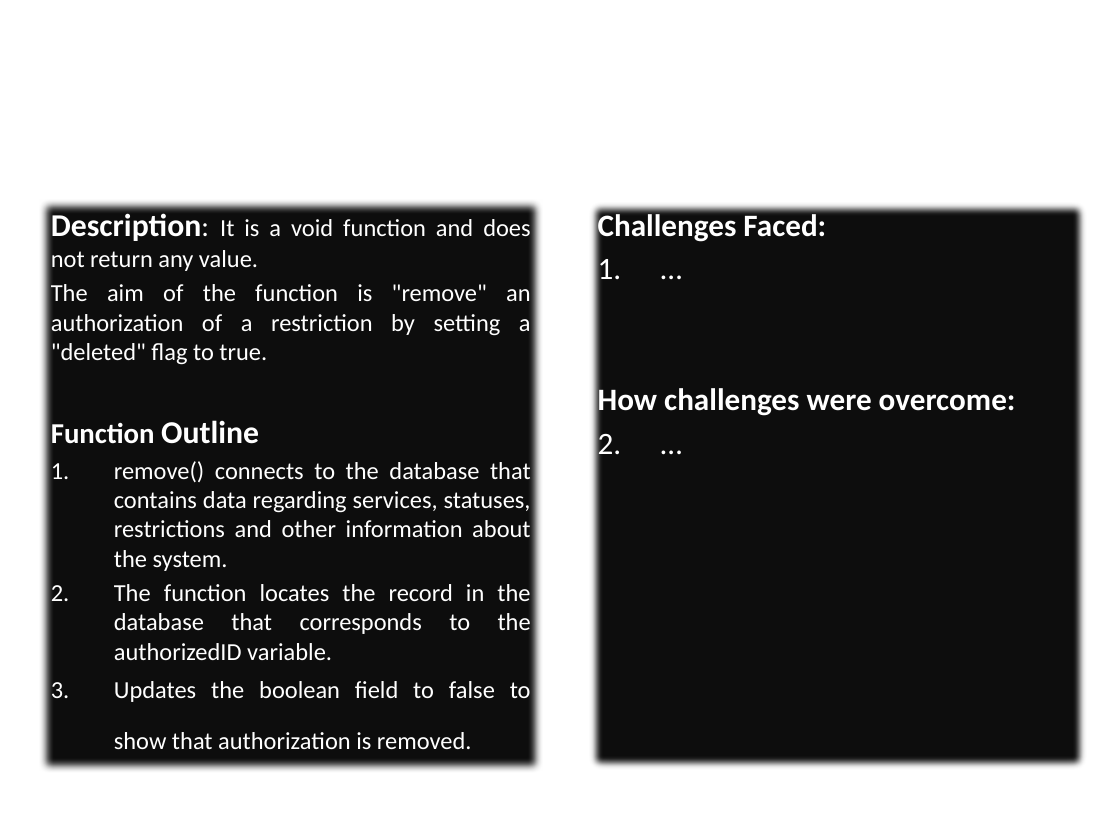
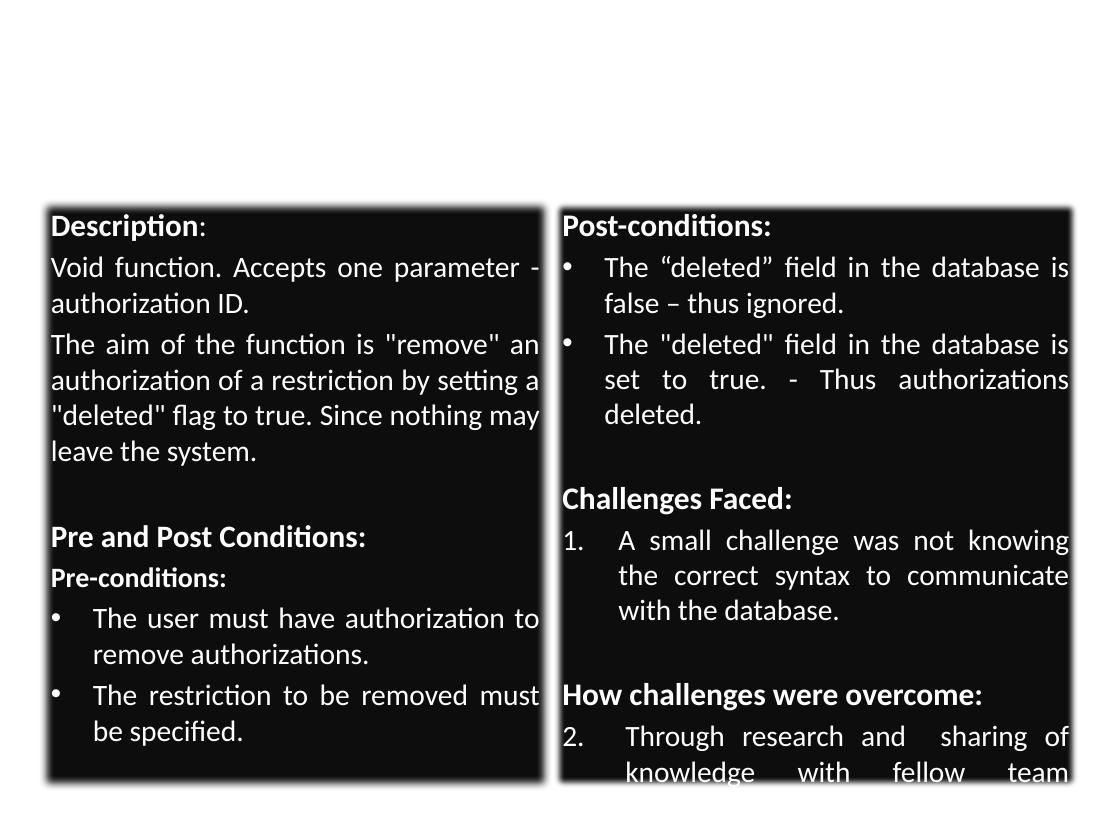
Before and after one commit to BuzzSpaceB/Authorization, a slide deck: slide 6 of Authentication - B.pptx (slide 7 before the commit). Drawn at 1120x840 pixels with LibreOffice and Linux fonts; fonts in the diff are those of the drawing; background and template pictures are left out. Boxes give left, top, right and bottom in pixels: in the first picture for what was removed or moved away, otherwise in the second. Text is boxed around its words. In the diff, an @@ line names an element or a change of style, - is before the commit and + after.

```diff
--- a/Authentication - B.pptx
+++ b/Authentication - B.pptx
@@ text "Description:": place and size @@
-text "Description:" at [39,199,542,773]
+text "Description:" at [39,199,551,791]
@@ rectangle "Post-conditions:": place and size @@
-rectangle "Post-conditions:" at [587,199,1090,773]
+rectangle "Post-conditions:" at [551,199,1080,791]
@@ text at [51,210,540,746]: text changed; size 15.7 to 19 pt @@
-Description: It is a void function and does not return any value.
-The aim of the function is "remove" an authorization of a restriction by setting a "deleted" flag to true.
-Function Outline
-1. remove() connects to the database that contains data regarding services, statuses, restrictions and other information about the system.
-2. The function locates the record in the database that corresponds to the authorizedID variable.
-3. Updates the boolean field to false to show that authorization is removed.
+Description:
+Void function. Accepts one parameter - authorization ID.
+The aim of the function is "remove" an authorization of a restriction by setting a "deleted" flag to true. Since nothing may leave the system.
+Pre and Post Conditions:
+Pre-conditions:
+• The user must have authorization to remove authorizations.
+• The restriction to be removed must be specified.
@@ text in rectangle at [562,210,1069,425]: paragraphs added @@
+Post-conditions:
+• The “deleted” field in the database is false – thus ignored.
+• The "deleted" field in the database is set to true. - Thus authorizations deleted.
@@ text in rectangle at [562,487,983,711]: size 20 to 20.1 pt in "Challenges Faced:", "How challenges were overcome:" @@
@@ text in rectangle at [618,529,1069,621]: text changed; size 20 to 18.9 pt @@
-1. …
+1. A small challenge was not knowing the correct syntax to communicate with the database.
@@ text in rectangle at [625,725,1070,789]: text changed; size 20 to 18.9 pt @@
-1. …
+1. Through research and sharing of knowledge with fellow team members.
```
Also in this commit, not shown: 5 other slides changed, 2 slides added, 1 slide removed, 2 other files.
